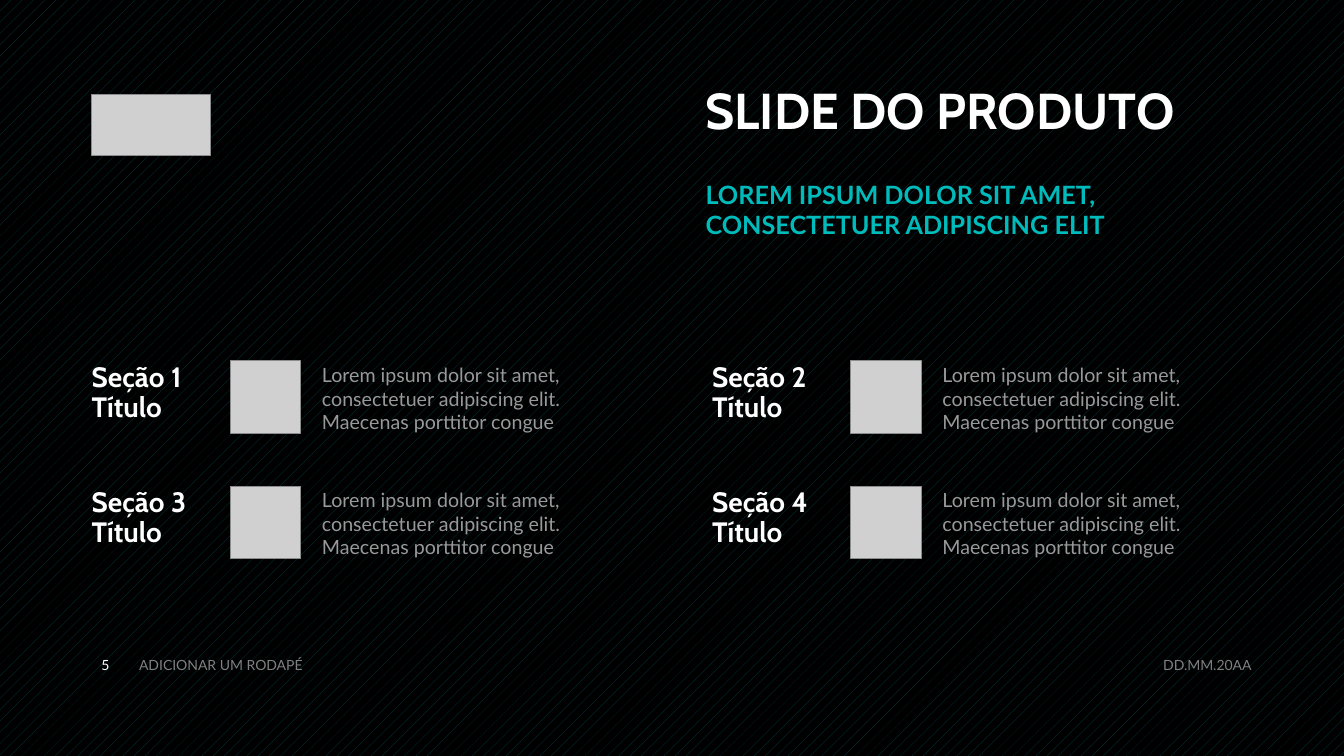
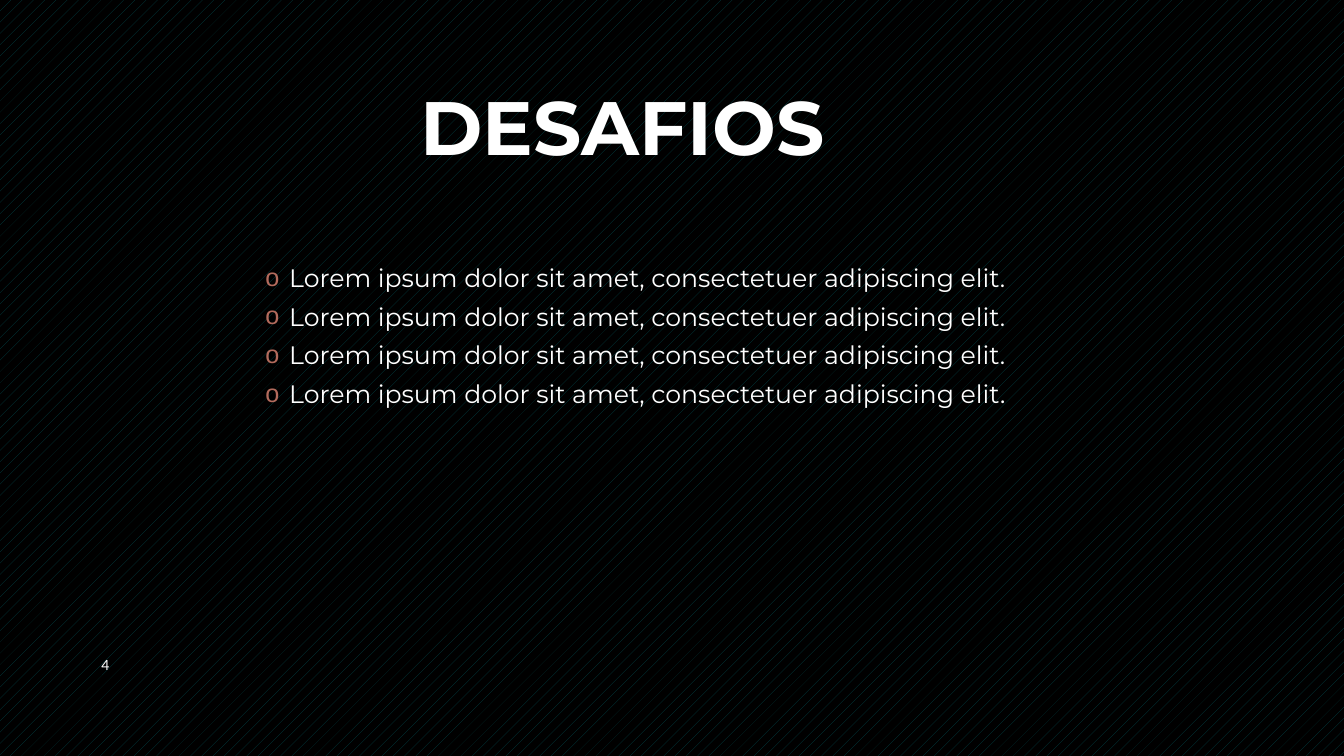
Before and after one commit to marianacazzoto/Projeto-Alem-do-Rap, a slide deck: slide 4 of Apresentação.pptx (slide 5 before the commit). Drawn at 1344x756 pixels with LibreOffice and Linux fonts; fonts in the diff are those of the drawing; grey boxes stand for pictures. Boxes give left, top, right and bottom in pixels: in the first picture for what was removed or moved away, otherwise in the second. Text is boxed around its words. In the diff, an @@ line names an element or a change of style, - is before the commit and + after.

```diff
--- a/Apresentação.pptx
+++ b/Apresentação.pptx
@@ picture removed at <box>92,95,211,155</box> @@
@@ title added at <box>420,101,824,156</box>, 54 pt, text #FFFFFF, bold @@
+DESAFIOS
@@ title removed at <box>706,93,1174,130</box> @@
-SLIDE DO PRODUTO
@@ text removed at <box>706,185,1105,235</box> @@
-LOREM IPSUM DOLOR SIT AMET, CONSECTETUER ADIPISCING ELIT
@@ text added at <box>289,268,1006,408</box>, 18 pt, text #FFFFFF @@
+o Lorem ipsum dolor sit amet, consectetuer adipiscing elit.
+o Lorem ipsum dolor sit amet, consectetuer adipiscing elit.
+o Lorem ipsum dolor sit amet, consectetuer adipiscing elit.
+o Lorem ipsum dolor sit amet, consectetuer adipiscing elit.
@@ text removed at <box>92,367,181,418</box> @@
-Seção 1
-Título
@@ picture removed at <box>231,361,301,434</box> @@
@@ text removed at <box>322,367,560,433</box> @@
-Lorem ipsum dolor sit amet, consectetuer adipiscing elit. Maecenas porttitor congue
@@ text removed at <box>712,367,807,418</box> @@
-Seção 2
-Título
@@ picture removed at <box>851,361,922,434</box> @@
@@ text removed at <box>942,367,1180,433</box> @@
-Lorem ipsum dolor sit amet, consectetuer adipiscing elit. Maecenas porttitor congue
@@ text removed at <box>92,492,186,543</box> @@
-Seção 3
-Título
@@ picture removed at <box>231,486,301,559</box> @@
@@ text removed at <box>322,492,560,558</box> @@
-Lorem ipsum dolor sit amet, consectetuer adipiscing elit. Maecenas porttitor congue
@@ text removed at <box>712,492,808,543</box> @@
-Seção 4
-Título
@@ picture removed at <box>851,486,922,559</box> @@
@@ text removed at <box>942,492,1180,558</box> @@
-Lorem ipsum dolor sit amet, consectetuer adipiscing elit. Maecenas porttitor congue
@@ text removed at <box>139,657,303,670</box> @@
-ADICIONAR UM RODAPÉ
@@ page number at <box>101,660,109,670</box>: text changed @@
-5
+4
@@ text removed at <box>1163,660,1251,670</box> @@
-DD.MM.20AA
```
Also in this commit, not shown: 3 other slides changed, 3 slides added, 24 slides removed, 8 other files.
